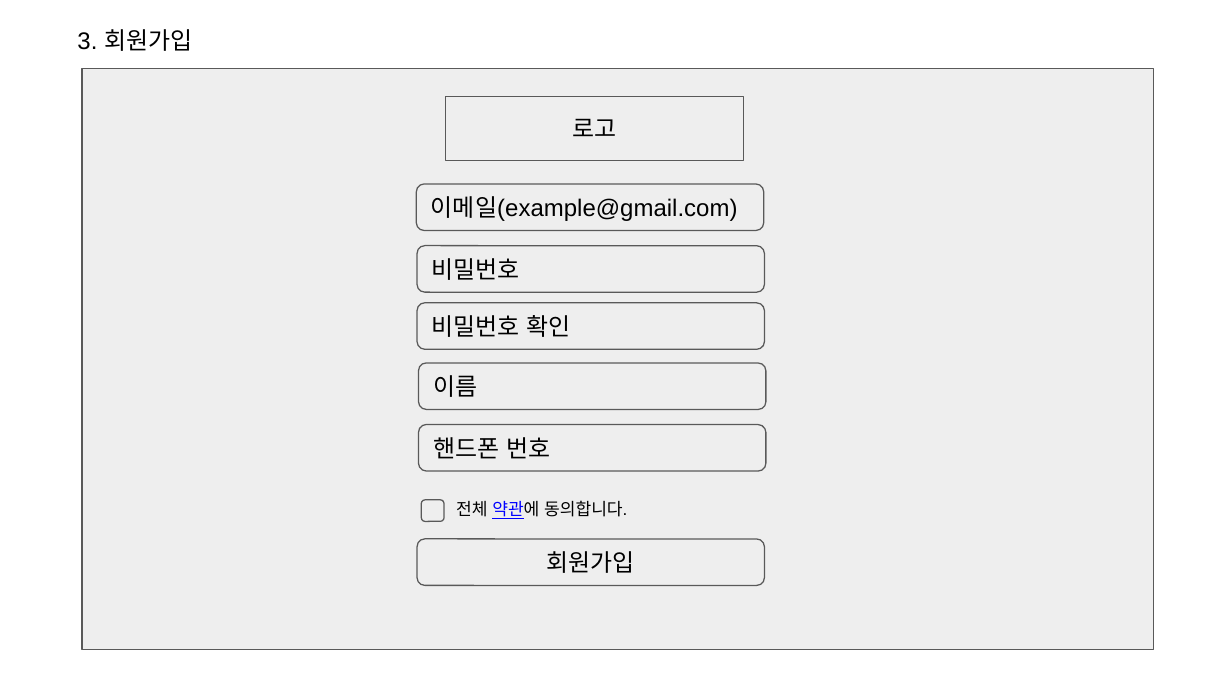
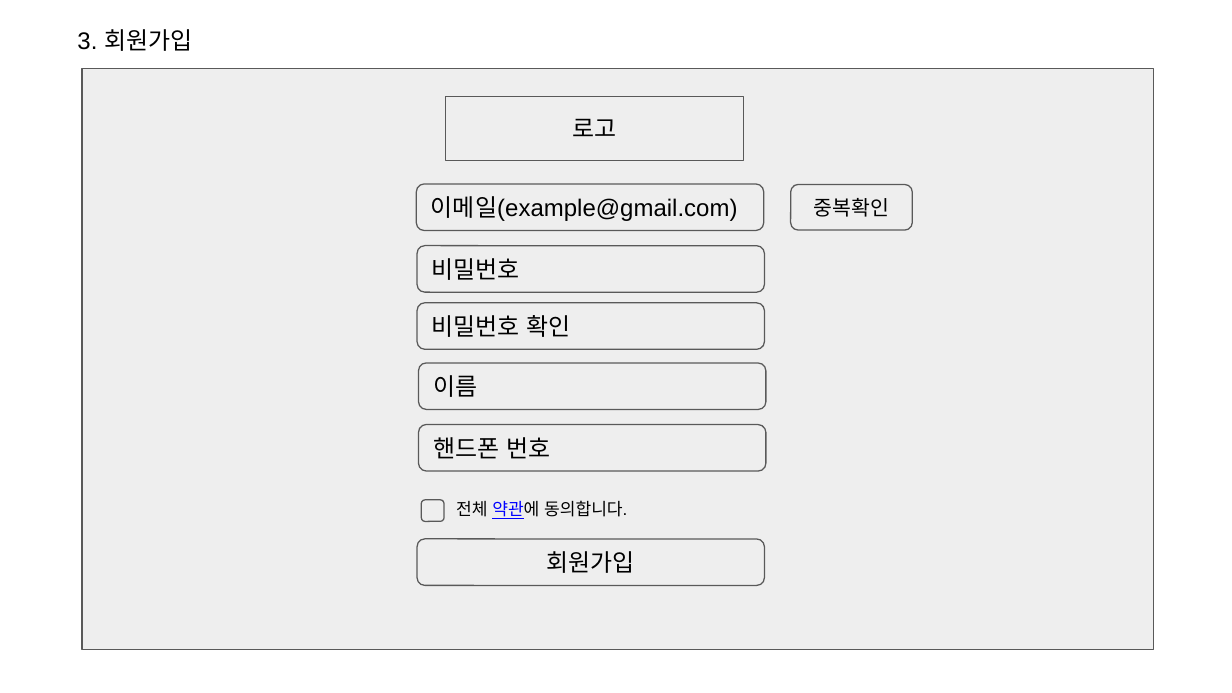
Before and after one commit to smileeeey/DDoreka, a slide deck: slide 7 of doc/공통 프로젝트(쇼핑몰).pptx. Drawn at 1232x693 pixels with LibreOffice and Linux fonts; fonts in the diff are those of the drawing. Boxes give left, top, right and bottom in pixels: in the first picture for what was removed or moved away, otherwise in the second. Text is boxed around its words. In the diff, an @@ line names an element or a change of style, - is before the commit and + after.

```diff
--- a/doc/공통 프로젝트(쇼핑몰).pptx
+++ b/doc/공통 프로젝트(쇼핑몰).pptx
@@ rounded rectangle added at bbox=[791, 185, 913, 230], fill #EEEEEE, outline #595959 0.75 pt, 12 pt, text #000000 @@
+중복확인
```
Also in this commit, not shown: 11 other slides changed, 17 slides added, 4 other files.
